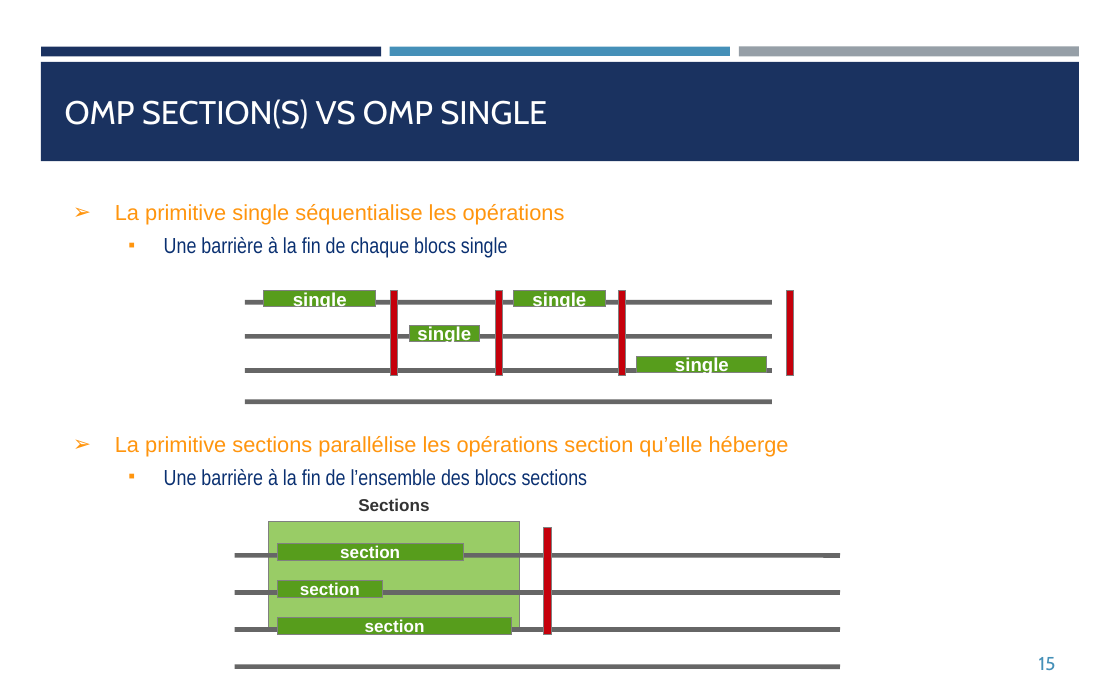
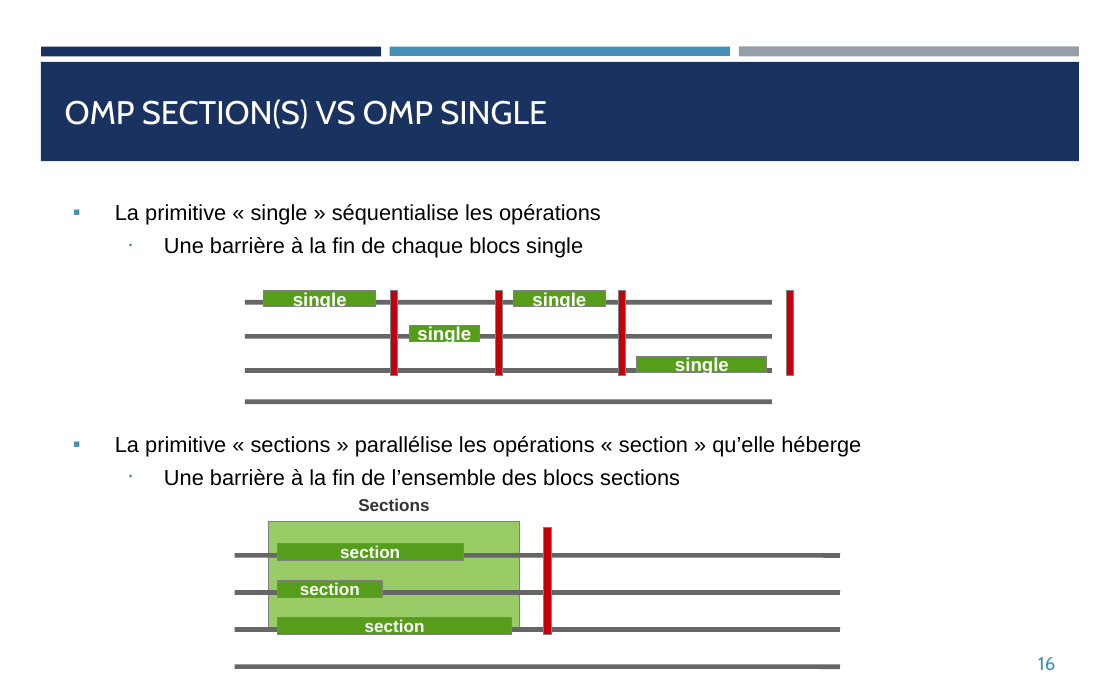
Before and after one commit to franckginguene/hpc_formation_scalian, a slide deck: slide 16 of Diapos/HPC_OpenMP.pptx (slide 15 before the commit). Drawn at 1120x700 pixels with LibreOffice and Linux fonts; fonts in the diff are those of the drawing. Boxes give left, top, right and bottom in pixels: in the first picture for what was removed or moved away, otherwise in the second. Text is boxed around its words. In the diff, an @@ line names an element or a change of style, - is before the commit and + after.

```diff
--- a/Diapos/HPC_OpenMP.pptx
+++ b/Diapos/HPC_OpenMP.pptx
@@ text at bbox=[115, 204, 601, 225]: text changed; text colour #FF950E to #000000 @@
-➢ La primitive single séquentialise les opérations
+▪ La primitive « single » séquentialise les opérations
@@ text at bbox=[164, 237, 680, 486]: font Arial Narrow to Arial, text colour #0A3071 to #000000 in "Une barrière à la fin de chaque ...", "Une barrière à la fin de l’ensemble ..."; bullet ■ to ▪; bullet colour #FF950E to #4590B8 @@
@@ text at bbox=[115, 436, 861, 456]: text changed; text colour #FF950E to #000000 @@
-➢ La primitive sections parallélise les opérations section qu’elle héberge
+▪ La primitive « sections » parallélise les opérations « section » qu’elle héberge
@@ page number at bbox=[1038, 657, 1055, 670]: text changed @@
-15
+16
```
Also in this commit, not shown: 10 other slides changed, 3 slides added, 1 slide removed, 3 other files.
